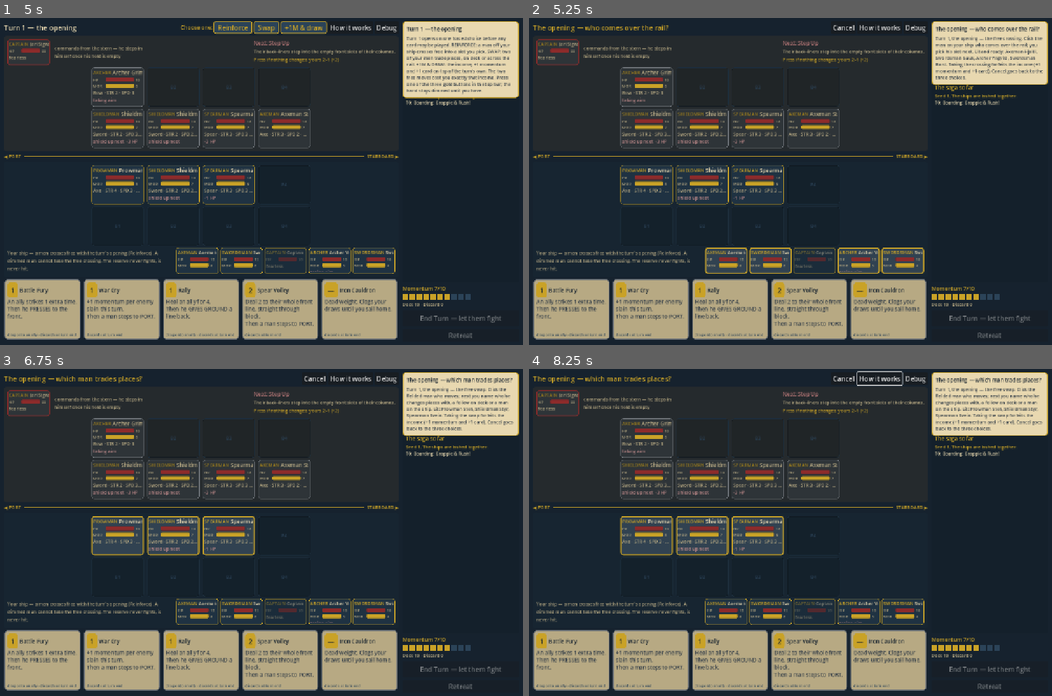
Above: before the commit, frames 1-4 (two rows, left to right).
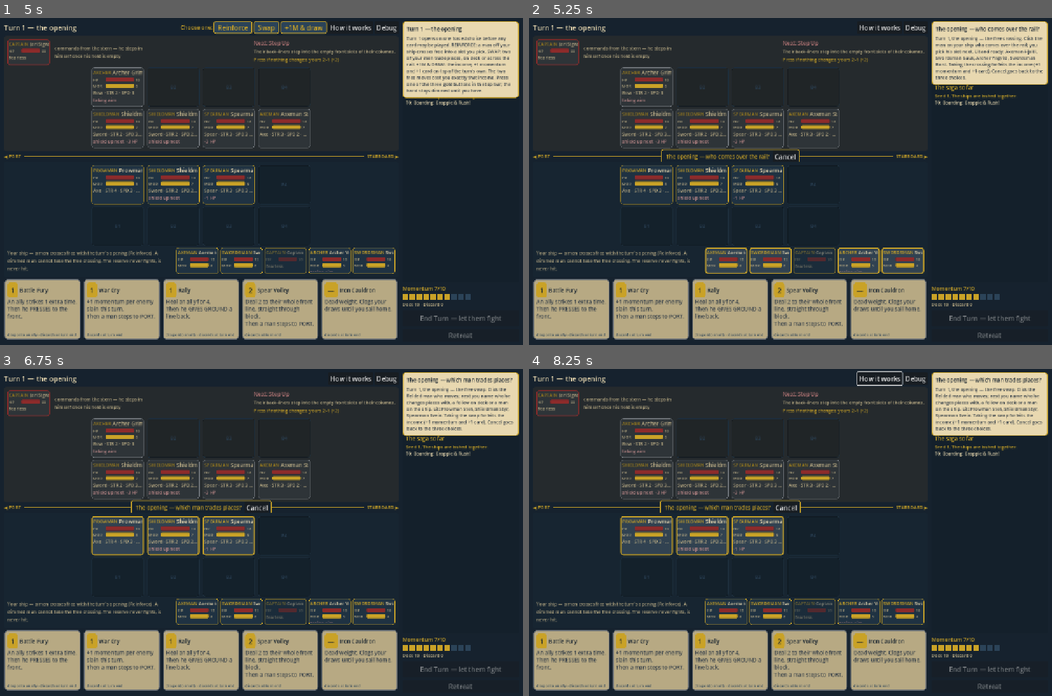
Above: after the commit, the same moments.

Repository: Tonttu84/vikingGame
Game: Godot game, scene res://src/ui/battle_ui.tscn
The game is run twice, just before and just after one commit, with the same random seed, the same clock (stepped at 60 frames per second) and the same inputs.
Inputs:
- Up to frame 1 (5 s): click "How it works" at 0.5 s; click "Debug" at 1.25 s; click "End Turn — let them fight" at 2 s; click "Retreat" at 2.75 s; click "Board" at 3.5 s; click "Board this way" at 4.25 s
- Up to frame 2 (5.25 s): click "Reinforce" at 5 s
- Up to frame 3 (6.75 s): click "Cancel" at 5.75 s; click "Swap" at 6.5 s
- Up to frame 4 (8.25 s): click "How it works" at 7.25 s; click "OK" at 8 s

Frame 1 is identical in both runs. In frame 2, 0.7% of the frame differs, in the area x 0-63%, y 2-44%; in frame 3, 0.7%; in frame 4, 0.7%.

Commit message:
Float the pick prompt on the rail, between the men it asks you to click
The owner's note from play: the prompt was shown, but the banner in the
top-left corner is a very bad place for it. The short prompt and its
Cancel button now sit as a gold callout centred on the compass rail
between the two decks; the banner keeps the turn title.

No layout cost: the rail row is a plain Control of the compass row's own
height with the callout overlaid on it, sized to sit in the two zones'
padding without touching a token. The row's height is measured in
rail.ready, once the labels have their theme font; measured earlier it
reads the default font's height, 7px too tall, and the table's spare
pixels go with it.

Smoke asserts at every pick kind that the callout is up, says the
pick's prompt, and intersects no token in the rows beside the rail.

Co-Authored-By: Claude Fable 5.1 <noreply@anthropic.com>
Claude-Session: https://claude.ai/code/session_01H2JAiD6RboxAUKBPcpfFDW

Diff:
--- a/src/ui/battle_ui.gd
+++ b/src/ui/battle_ui.gd
@@ -81,6 +81,10 @@
 var _maneuver_layer: Control
 var _maneuver_options: HBoxContainer
 var _pick_cancel_button: Button
+## The pick prompt's callout, floating on the rail between the decks — where
+## the men to click are — instead of the banner in the top-left corner.
+var _rail_prompt: PanelContainer
+var _rail_prompt_label: Label
 var _opening_bar: HBoxContainer
 var _opening_buttons := {}
 var _debug_panel: DebugPanel
@@ -763,9 +767,12 @@
 	var picking := not _pick.is_empty()
 	# The banner doubles as the prompt line: while the board is asking for a
 	# pick it says which card asked and what it wants.
-	_turn_label.text = _pick["prompt"] if picking else _turn_text
-	_turn_label.add_theme_color_override("font_color",
-			UIPalette.GOLD if picking else UIPalette.PARCHMENT)
+	_turn_label.text = _turn_text
+	# The prompt itself floats on the rail, between the decks: the owner's
+	# call — the top-left corner is nowhere near the men it asks you to click.
+	_rail_prompt.visible = picking
+	if picking:
+		_rail_prompt_label.text = _pick["prompt"]
 	_pick_cancel_button.visible = picking and _pick.get("cancellable", false)
 	# The bar is the only live control while the opening is unanswered; a pick
 	# it started hides it, and cancelling that pick brings it straight back.
@@ -970,7 +977,46 @@
 	var starboard := UIPalette.label("STARBOARD ▶", UIPalette.FONT_SMALL, UIPalette.GOLD)
 	starboard.mouse_filter = Control.MOUSE_FILTER_IGNORE
 	rail.add_child(starboard)
-	return rail
+	# The rail row is a plain Control of the compass row's own height, so the
+	# prompt callout floating on it costs the table no layout at all: it is
+	# centred over the line and spills a few pixels into the two zones'
+	# padding, never onto a token.
+	var row := Control.new()
+	row.mouse_filter = Control.MOUSE_FILTER_IGNORE
+	rail.set_anchors_preset(Control.PRESET_FULL_RECT)
+	row.add_child(rail)
+	# Measured once the labels have their theme font: measured before that,
+	# the compass row reports the default font's height, 7px too tall, and
+	# the table's few spare pixels go with it.
+	rail.ready.connect(func() -> void:
+		row.custom_minimum_size.y = rail.get_combined_minimum_size().y)
+	_rail_prompt = PanelContainer.new()
+	var style := UIPalette.panel(UIPalette.SEA_DARK, UIPalette.GOLD, 2, 5)
+	style.set_content_margin_all(3)
+	style.content_margin_left = 12
+	style.content_margin_right = 6
+	_rail_prompt.add_theme_stylebox_override("panel", style)
+	_rail_prompt.mouse_filter = Control.MOUSE_FILTER_PASS
+	_rail_prompt.visible = false
+	var inner := HBoxContainer.new()
+	inner.add_theme_constant_override("separation", 8)
+	_rail_prompt_label = UIPalette.label("", UIPalette.FONT_BODY, UIPalette.GOLD)
+	_rail_prompt_label.size_flags_vertical = Control.SIZE_SHRINK_CENTER
+	inner.add_child(_rail_prompt_label)
+	# Only card picks may be backed out of; a movement rider never shows this.
+	_pick_cancel_button = Button.new()
+	_pick_cancel_button.text = "Cancel"
+	_pick_cancel_button.visible = false
+	_pick_cancel_button.pressed.connect(cancel_pick)
+	inner.add_child(_pick_cancel_button)
+	_rail_prompt.add_child(inner)
+	row.add_child(_rail_prompt)
+	# Centred on the row and re-centred whenever the words change size.
+	_rail_prompt.resized.connect(func() -> void:
+		_rail_prompt.position = (row.size - _rail_prompt.size) / 2.0)
+	row.resized.connect(func() -> void:
+		_rail_prompt.position = (row.size - _rail_prompt.size) / 2.0)
+	return row
 
 
 func _build_top_bar() -> Control:
@@ -1009,12 +1055,6 @@
 		_opening_bar.add_child(button)
 		_opening_buttons[op] = button
 	bar.add_child(_opening_bar)
-	# Only card picks may be backed out of; a movement rider never shows this.
-	_pick_cancel_button = Button.new()
-	_pick_cancel_button.text = "Cancel"
-	_pick_cancel_button.visible = false
-	_pick_cancel_button.pressed.connect(cancel_pick)
-	bar.add_child(_pick_cancel_button)
 	var rules := Button.new()
 	rules.text = "How it works"
 	rules.pressed.connect(func() -> void: _rules_dialog.popup_centered())
--- a/tests/ui_smoke.gd
+++ b/tests/ui_smoke.gd
@@ -137,6 +137,20 @@
 	check(covered.is_empty(),
 			"%s: the explanation covers nothing it asks you to click (%s)" % [
 					stage, ", ".join(covered)])
+	# The prompt callout on the rail (the owner's call: not the top-left
+	# corner) says the same short line the banner used to, floats between the
+	# decks, and covers no lit token either.
+	if not ui._pick.is_empty():
+		check(ui._rail_prompt.visible and ui._rail_prompt_label.text == ui._pick["prompt"],
+				"%s: the prompt callout is up on the rail and says \"%s\"" % [stage, ui._pick["prompt"]])
+		var callout: Rect2 = ui._rail_prompt.get_global_rect()
+		var callout_covers: Array[String] = []
+		for row in [ui._player_front_row, ui._player_back_row, ui._enemy_back_row]:
+			for t in _tokens_in(row):
+				if callout.intersects(t.get_global_rect()):
+					callout_covers.append(t.character.display_name)
+		check(callout_covers.is_empty(),
+				"%s: the callout on the rail touches no token (%s)" % [stage, ", ".join(callout_covers)])
 	await check_fits_canvas(ui, stage + " explained")
 
 
Not shown, changed: CLAUDE.md
